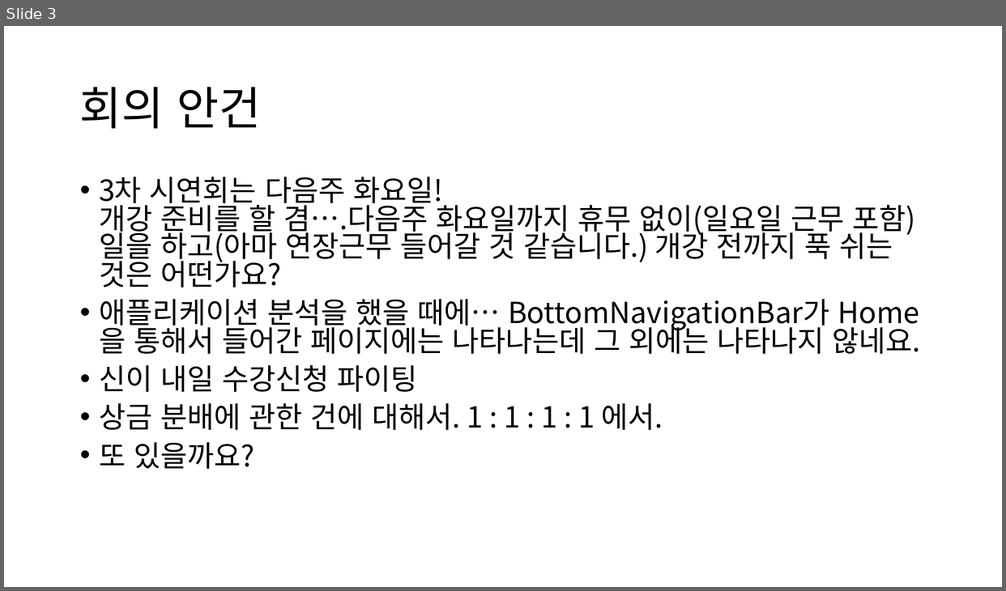
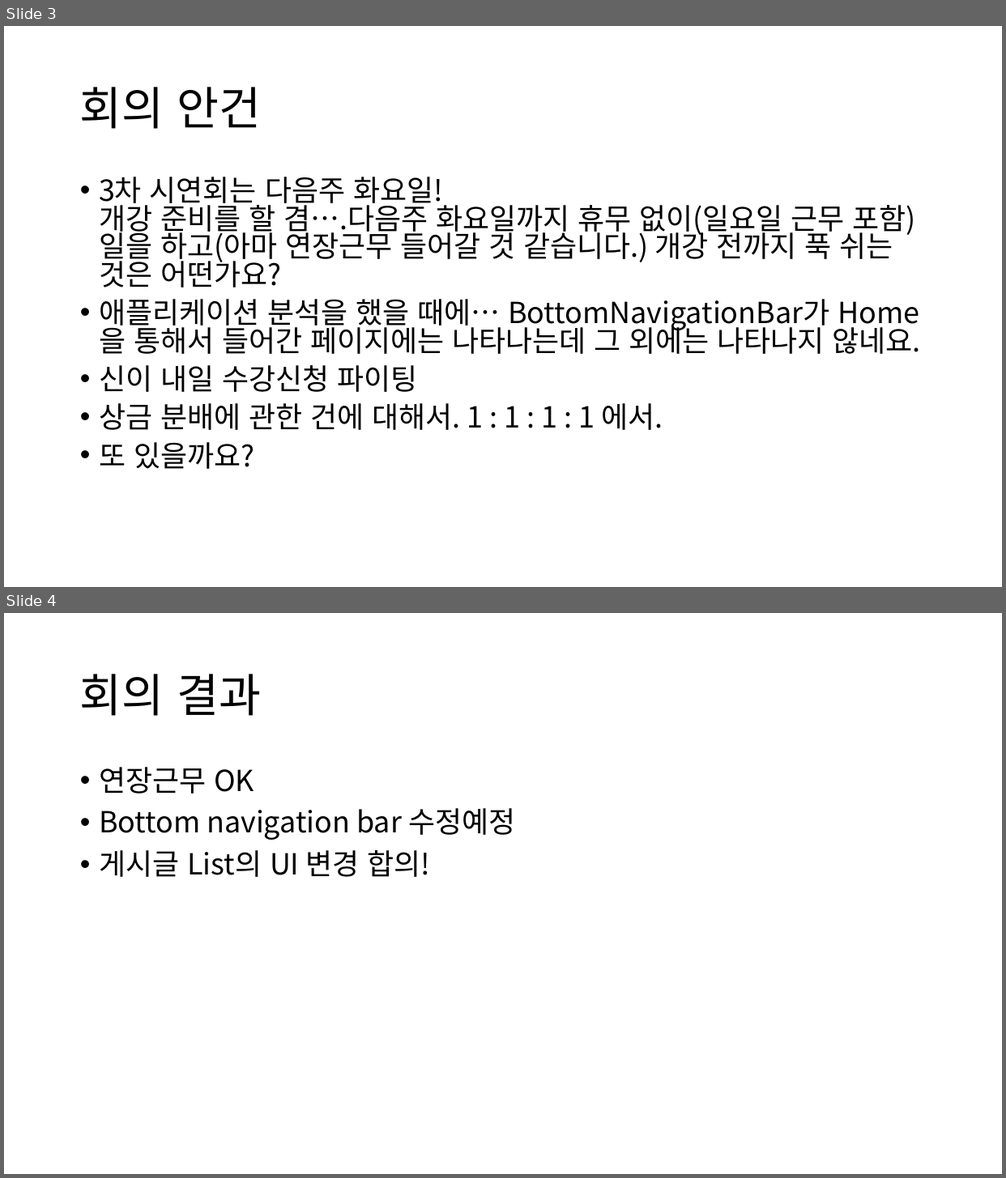
Before and after one commit to jonbee0427/Link2021, a slide deck: 일정/02_02.pptx. Shown one above the other, each under a label of ours: slide 3 before the commit, slides 3 and 4 after it. The pictures are 1006x591 and 1006x1178 pixels, drawn with LibreOffice and Linux fonts; fonts in the diff are those of the drawing. Boxes give left, top, right and bottom in pixels: in the first picture for what was removed or moved away, otherwise in the second. Text is boxed around its words. In the diff, an @@ line names an element or a change of style, - is before the commit and + after.

```diff
--- a/일정/02_02.pptx
+++ b/일정/02_02.pptx
@@ slide 4 added at (4, 613, 1002, 1174), background #FFFFFF @@
@@ title added at (80, 674, 262, 716), 44 pt, text #000000 @@
+회의 결과
@@ text added at (99, 767, 515, 877), 28 pt, text #000000 @@
+• 연장근무 OK
+• Bottom navigation bar 수정예정
+• 게시글 List의 UI 변경 합의!
```
Also in this commit, not shown: 1 other slide added, 1 slide removed, 8 other files.
